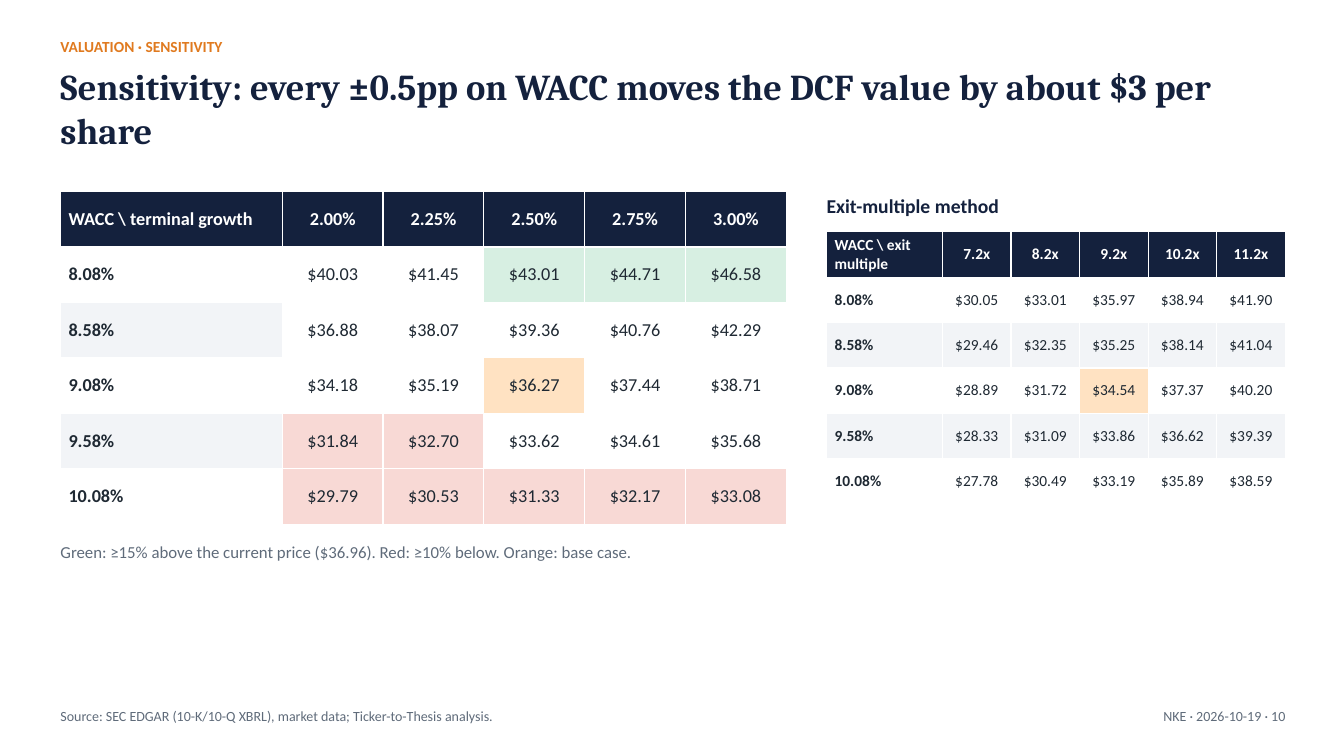
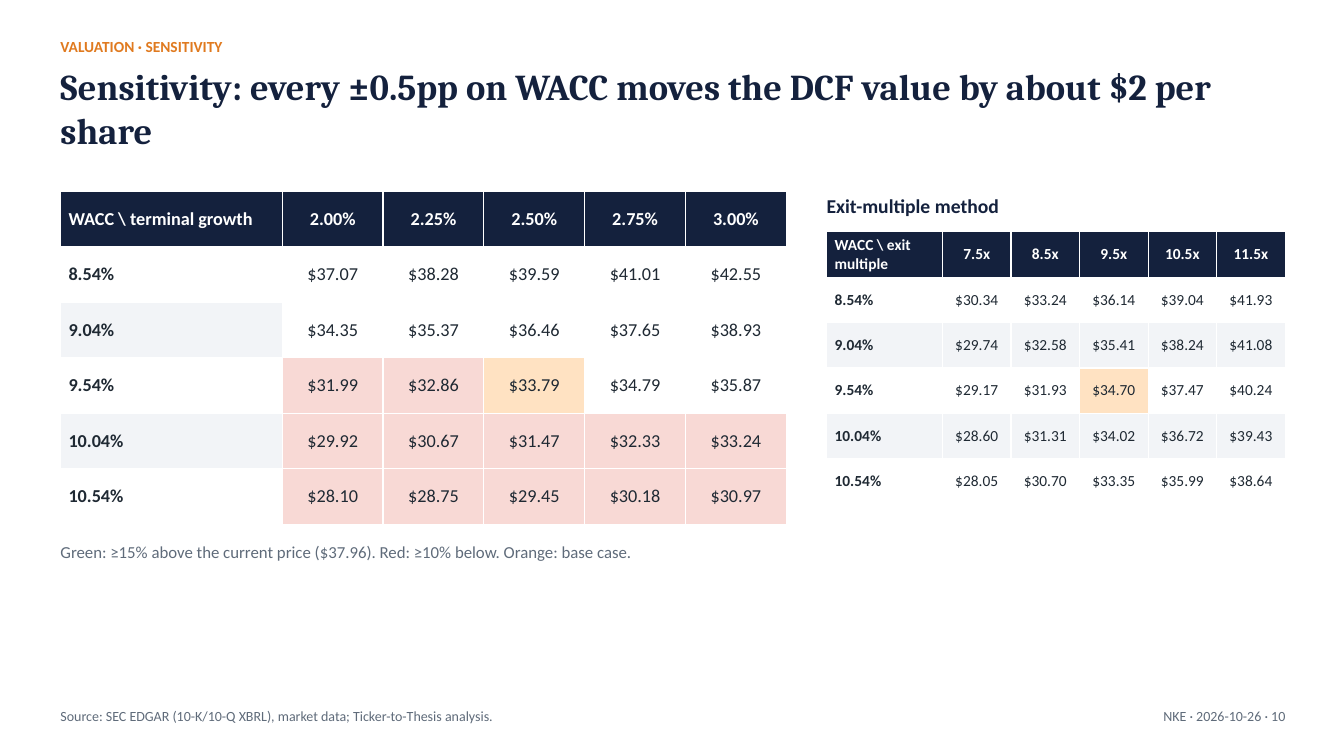
Before and after one commit to Abhishek10-r/ticker-to-thesis, a slide deck: slide 10 of examples/nike/latest/NKE_pitch_deck.pptx. Drawn at 1344x756 pixels with LibreOffice and Linux fonts; fonts in the diff are those of the drawing. Boxes give left, top, right and bottom in pixels: in the first picture for what was removed or moved away, otherwise in the second. Text is boxed around its words. In the diff, an @@ line names an element or a change of style, - is before the commit and + after.

```diff
--- a/examples/nike/latest/NKE_pitch_deck.pptx
+++ b/examples/nike/latest/NKE_pitch_deck.pptx
@@ text at bbox=[60, 73, 1211, 145]: text changed @@
-Sensitivity: every ±0.5pp on WACC moves the DCF value by about $3 per share
+Sensitivity: every ±0.5pp on WACC moves the DCF value by about $2 per share
@@ table at bbox=[60, 192, 786, 524] @@
-row 2: 8.08% | $40.03 | $41.45 | $43.01 | $44.71 | $46.58
+row 2: 8.54% | $37.07 | $38.28 | $39.59 | $41.01 | $42.55
-row 3: 8.58% | $36.88 | $38.07 | $39.36 | $40.76 | $42.29
+row 3: 9.04% | $34.35 | $35.37 | $36.46 | $37.65 | $38.93
-row 4: 9.08% | $34.18 | $35.19 | $36.27 | $37.44 | $38.71
+row 4: 9.54% | $31.99 | $32.86 | $33.79 | $34.79 | $35.87
-row 5: 9.58% | $31.84 | $32.70 | $33.62 | $34.61 | $35.68
+row 5: 10.04% | $29.92 | $30.67 | $31.47 | $32.33 | $33.24
-row 6: 10.08% | $29.79 | $30.53 | $31.33 | $32.17 | $33.08
+row 6: 10.54% | $28.10 | $28.75 | $29.45 | $30.18 | $30.97
@@ fill #D7EFE2 to #FFFFFF in 3 cells @@
@@ fill #FFFFFF to #F8D9D5 in 5 cells @@
@@ table at bbox=[827, 232, 1286, 504] @@
-row 1: WACC \ exit multiple | 7.2x | 8.2x | 9.2x | 10.2x | 11.2x
+row 1: WACC \ exit multiple | 7.5x | 8.5x | 9.5x | 10.5x | 11.5x
-row 2: 8.08% | $30.05 | $33.01 | $35.97 | $38.94 | $41.90
+row 2: 8.54% | $30.34 | $33.24 | $36.14 | $39.04 | $41.93
-row 3: 8.58% | $29.46 | $32.35 | $35.25 | $38.14 | $41.04
+row 3: 9.04% | $29.74 | $32.58 | $35.41 | $38.24 | $41.08
-row 4: 9.08% | $28.89 | $31.72 | $34.54 | $37.37 | $40.20
+row 4: 9.54% | $29.17 | $31.93 | $34.70 | $37.47 | $40.24
-row 5: 9.58% | $28.33 | $31.09 | $33.86 | $36.62 | $39.39
+row 5: 10.04% | $28.60 | $31.31 | $34.02 | $36.72 | $39.43
-row 6: 10.08% | $27.78 | $30.49 | $33.19 | $35.89 | $38.59
+row 6: 10.54% | $28.05 | $30.70 | $33.35 | $35.99 | $38.64
@@ text at bbox=[60, 546, 631, 561]: text changed @@
-Green: ≥15% above the current price ($36.96). Red: ≥10% below. Orange: base case.
+Green: ≥15% above the current price ($37.96). Red: ≥10% below. Orange: base case.
@@ text at bbox=[1163, 711, 1285, 721]: text changed @@
-NKE · 2026-10-19 · 10
+NKE · 2026-10-26 · 10
```
Also in this commit, not shown: 14 other slides changed, 4 other files.
